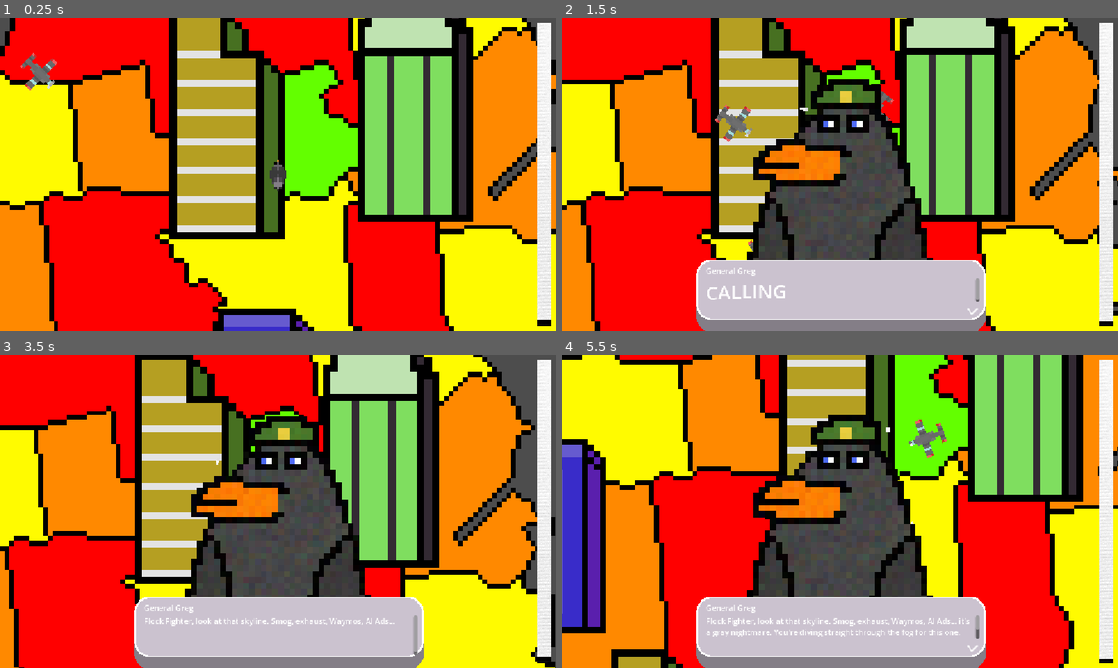
Above: before the commit, frames 1-4 (two rows, left to right).
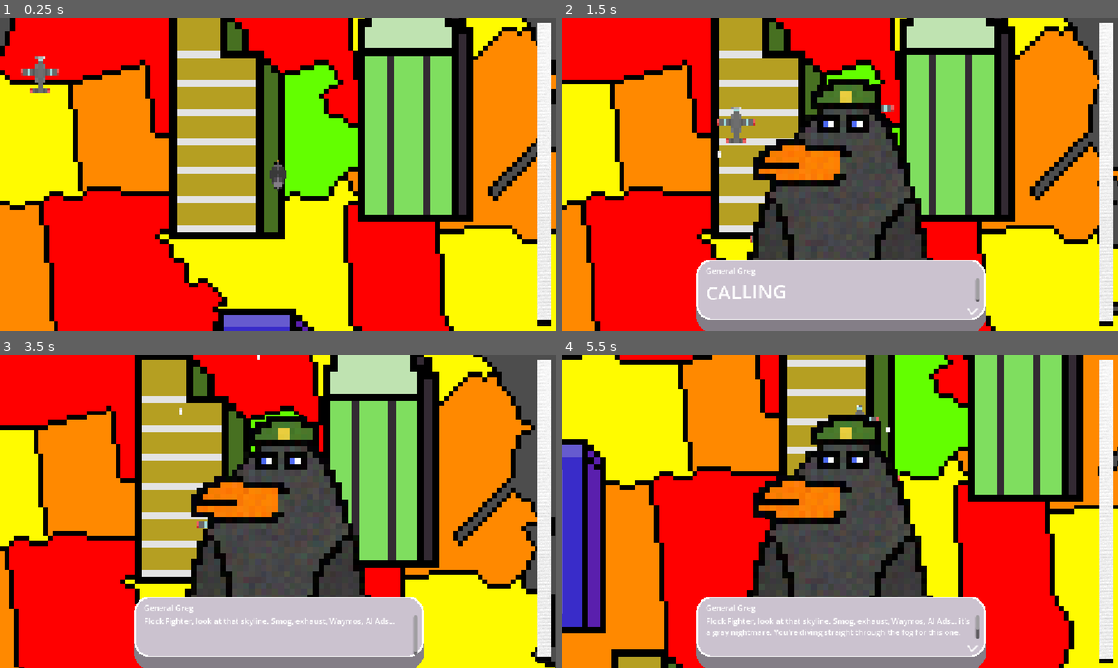
Above: after the commit, the same moments.

Repository: errorcodezero/horizons-nexus
Game: Godot game, scene res://scenes/main.tscn
Two runs of this game, one before a commit and one after it. Both use one fixed random seed, a clock stepped at 60 frames per second and the inputs below.
Inputs (mouse positions are in pixels of both pictures, inside the frame that each line leads up to):
- Up to frame 1 (0.25 s): no input
- Up to frame 2 (1.5 s): tap Enter (dialogs_continue_action) at 0.5 s; move the mouse to (962, 158) at 0.52 s; hold D (Turn Right) 0.53-1.25 s; hold Space (Action) 0.53-1.25 s; click (962, 158) at 0.67 s; drag from (728, 190) to (945, 124) at 1.27 s
- Up to frame 3 (3.5 s): move the mouse to (333, 442) at 2.02 s; hold D (Turn Right) 2.03-2.75 s; tap Enter (dialogs_continue_action) at 2.1 s; drag from (250, 574) to (255, 445) at 2.77 s
- Up to frame 4 (5.5 s): move the mouse to (1006, 558) at 3.52 s; press the mouse at (1006, 558) at 3.53 s; hold A (Turn Left) 3.53-4.25 s; release the mouse at (1006, 558) at 4.25 s; drag from (673, 464) to (823, 524) at 4.27 s; move the mouse to (867, 511) at 5.02 s; hold S (Slow Down) from 5.03 s (still down); hold Space (Action) from 5.03 s (still down); click (867, 511) at 5.17 s

The runs differ from the first frame. In frame 1, 0.4% of the frame differs, in the area x 3-11%, y 11-24%; in frame 2, 0.5%, in the area x 27-60%, y 23-75%; in frame 3, less than 0.1%; in frame 4, 0.4%.

Commit message:
wallahi for real this time

Diff:
--- a/scenes/pigeon/enemy.gd
+++ b/scenes/pigeon/enemy.gd
@@ -8,9 +8,9 @@
 @export var arc_strength: float = 40.0
 @export var arc_speed: float = 6.0
 @export var turn_speed: float = 5.0
+@export var stop_distance: float = 20.0
 
 var time: float = 0.0
-
 @export var target: Node2D
 
 
@@ -20,15 +20,21 @@
 
 	time += delta
 
-	var to_target: Vector2 = (target.global_position - global_position).normalized()
+	var to_target: Vector2 = target.global_position - global_position
+	var dist := to_target.length()
 
-	var perpendicular: Vector2 = Vector2(-to_target.y, to_target.x)
+	# ✅ STOP BEFORE CONTACT
+	if dist < stop_distance:
+		velocity = velocity.lerp(Vector2.ZERO, turn_speed * delta)
+		move_and_slide()
+		return
 
-	var arc_offset: Vector2 = perpendicular * sin(time * arc_speed) * arc_strength
+	var dir := to_target.normalized()
 
-	var desired_direction: Vector2 = (to_target + arc_offset * 0.01).normalized()
+	var perpendicular := Vector2(-dir.y, dir.x)
+	var arc_offset := perpendicular * sin(time * arc_speed) * arc_strength
 
-	rotation = desired_direction.angle() + deg_to_rad(90)
+	var desired_direction := (dir + arc_offset * 0.01).normalized()
 
 	velocity = velocity.lerp(desired_direction * speed, turn_speed * delta)
 
